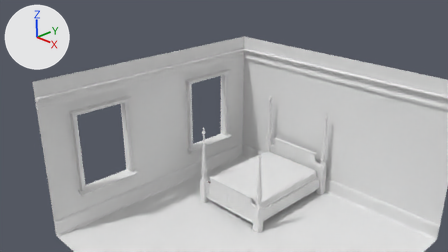
The Blender file Assets/models/bedroom02/bedroom02.blend as it was, and as the next commit left it.
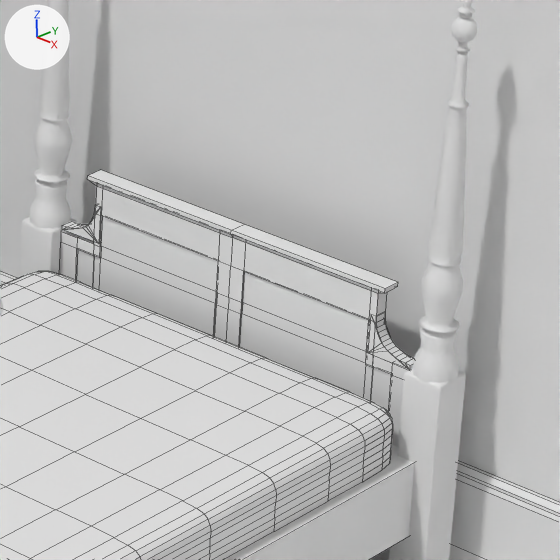
Old and new are each drawn from the file's camera 'Camera' and again close up on the part from 58% to 76% of the width and 45% to 76% of the height. The lights are fixed; the arrows at upper left show +X, +Y and +Z. The close-ups show mesh edges as thin lines.

The first close-up shows 'BezierCurve.002', 'BezierCurve.003', 'Cube.002', 'Cube.003', 'Cube.004', 'Cube.007', 'Icosphere.005', 'Icosphere.006', 'base', 'floor_board.004', 'mattress', 'wall_n'.
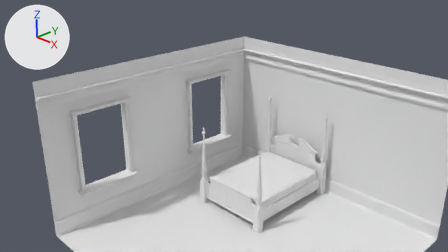
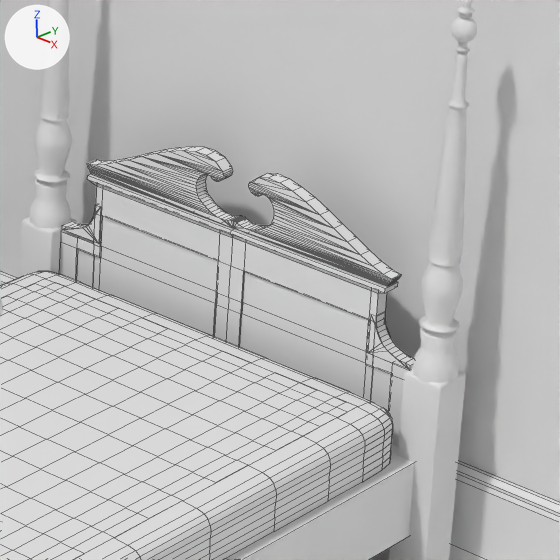
Changed parts and their boxes (x1, y1, x2, y2) in the close-ups (560 x 560 px):
'BezierCurve.004', added: after (87, 147, 401, 286)
'mattress', unchanged, covered by the edit: (0, 271, 393, 560) in both
'mattress.001', unchanged, uncovered by the edit: after (0, 279, 357, 560)

The change in detail:
Mesh me_mesh is new.
It has 172 vertices, 252 faces and spans x 0.0..2.11, y -0.09..0.53, z -0.14..0.0.
It uses material mat_bedframe01 (white #e7e7e7).
Object 'BezierCurve.004' (ob_beziercurve_004) is new; it shows me_mesh.
Its location is (-2.25, 6.94, 2.77).
Its rotation in degrees is (90, 0, 0).
Its scale is (0.835, 1.0, 1.0).
It gains a MIRROR modifier named 'Mirror'.
